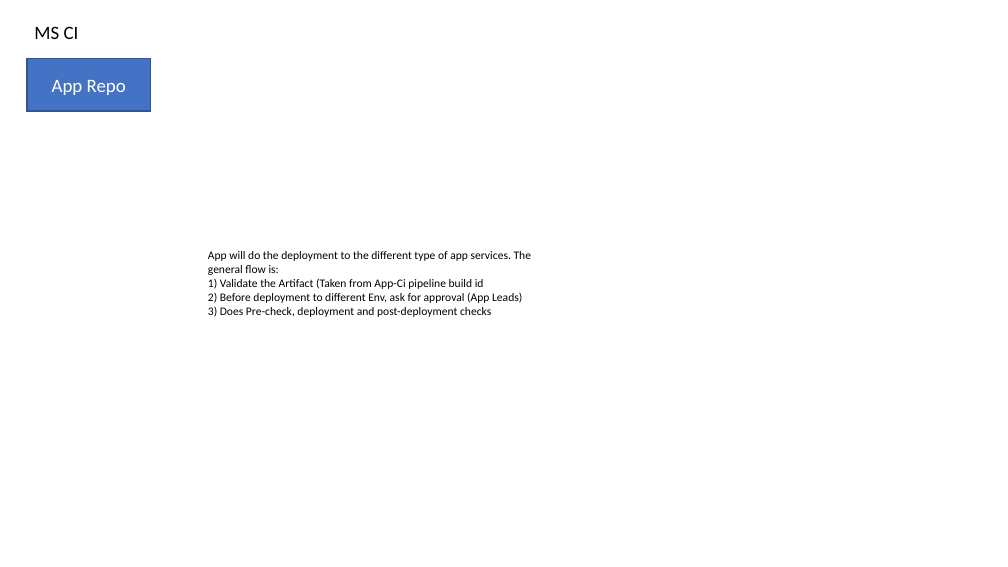
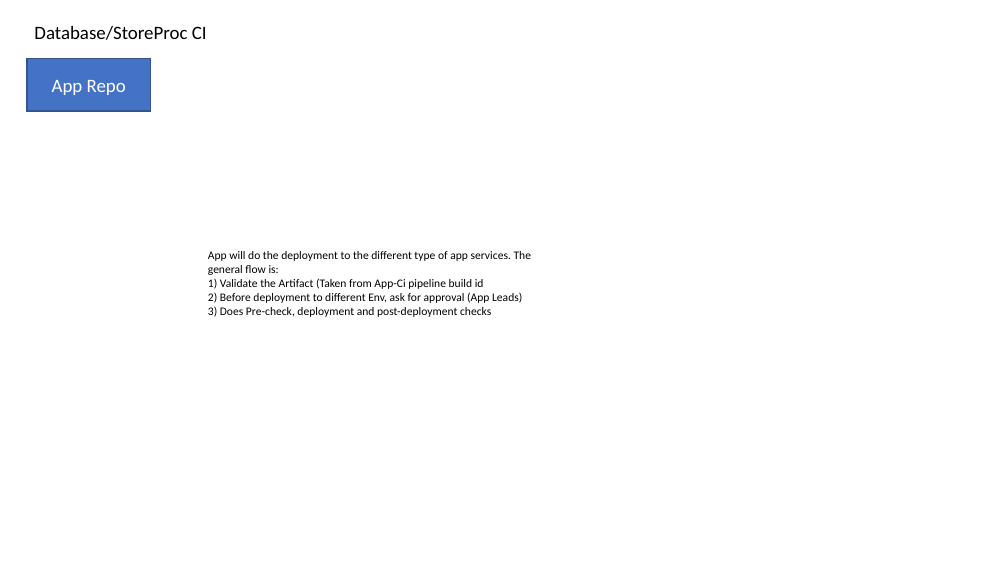
Before and after one commit to Scip316/scip-v1.github.io, a slide deck: slide 12 of intern/Sem2-diagram.pptx (slide 7 before the commit). Drawn at 1008x567 pixels with LibreOffice and Linux fonts; fonts in the diff are those of the drawing. Boxes give left, top, right and bottom in pixels: in the first picture for what was removed or moved away, otherwise in the second. Text is boxed around its words. In the diff, an @@ line names an element or a change of style, - is before the commit and + after.

```diff
--- a/intern/Sem2-diagram.pptx
+++ b/intern/Sem2-diagram.pptx
@@ text at bbox=[34, 26, 207, 40]: text changed @@
-MS CI
+Database/StoreProc CI
```
Also in this commit, not shown: 5 other slides changed, 9 slides added.
